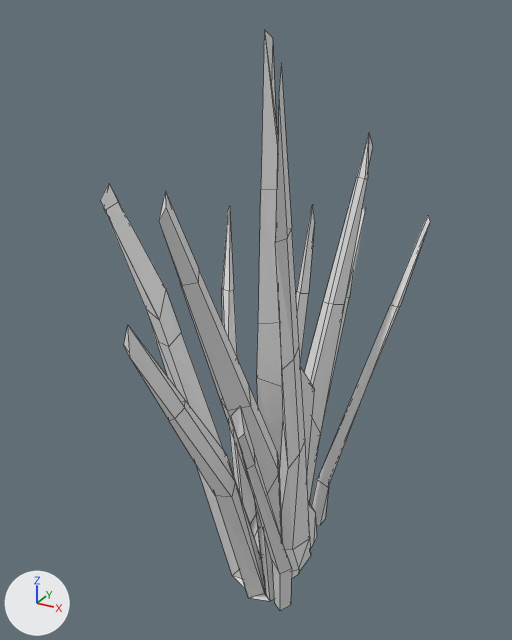
One commit to the OBJ model Assets/Grass/V2/GrassMesh.OBJ: the scene before it, then after it.
Rendered twice from a camera (50 mm lens) standing at (3.03, -5.72, 5.28) and looking at (-0.14, 0.04, 2.4). Arrows for +X, +Y and +Z are at lower left; the lights stay in place. Mesh edges are drawn as thin lines. Where no turn or scale is listed for an object, it has been applied to the vertices.

Names of what the first picture shows: 'GrassMesh'.
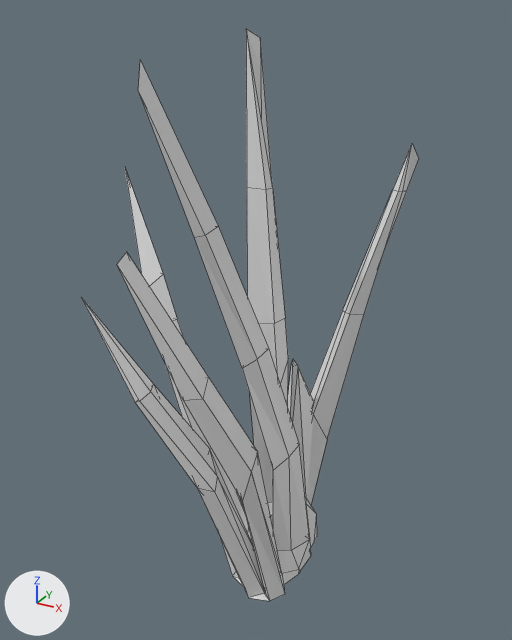
Commit message: new grass mesh

Location of each change, [x1, y1, x2, y2] in pixels of the pictures (512 x 640 px; the box of a moved part takes in the faces that stretch with it):
'GrassMesh', reshaped
    before: [101, 29, 430, 611]
    after: [83, 29, 419, 601]
part 1 of me_grassmesh, deleted
    before: [222, 206, 256, 523]
part 2 of me_grassmesh, deleted
    before: [231, 407, 292, 611]
part 3 of me_grassmesh, deleted
    before: [322, 208, 366, 425]
part 4 of me_grassmesh, deleted
    before: [296, 206, 315, 365]
part 5 of me_grassmesh, deleted
    before: [311, 216, 430, 526]
part 6 of me_grassmesh, moved or reshaped
    before: [101, 29, 373, 601]
    after: [83, 29, 419, 601]

Edits to the bpy script that builds the scene:
```text
Change me_grassmesh:
    used by ob_grassmesh; location = (0.0, 0.0, 0.0)
    remove me_grassmesh.from_pydata(...)  # 238 vertices, 248 faces; spans x -1.07..1.07, y -1.89..1.84, z -0.57..5.13
    add me_grassmesh.from_pydata(...)  # 136 vertices, 157 faces; spans x -1.4..1.11, y -1.63..0.97, z -0.57..5.13
    me_grassmesh part 1: the loose piece of 17 vertices spanning x -0.89..-0.21, y 0.04..0.77, z -0.57..3.33 is deleted
    me_grassmesh part 2: the loose piece of 16 vertices spanning x 0.42..0.78, y -1.86..-0.4, z -0.57..2.61 is deleted
    me_grassmesh part 3: the loose piece of 15 vertices spanning x -0.04..0.33, y 0.63..1.84, z -0.57..3.22 is deleted
    me_grassmesh part 4: the loose piece of 15 vertices spanning x -0.29..-0.05, y 0.44..1.55, z -0.57..3.27 is deleted
    me_grassmesh part 5: the loose piece of 14 vertices spanning x 0.19..1.07, y 0.79..1.84, z -0.57..3.21 is deleted
    me_grassmesh part 6
    45 vertices are removed from x -1.07..0.47, y -1.89..0.45, z -0.41..4.14
    78 faces are deleted
    3 vertices in x -0.01..0.25, y 0.2..0.62, z -0.42..0.11 move by (0.01, 0.0, 0.0)
    76 vertices move from x -0.1..0.83, y -1.48..1.4, z -0.24..5.13 to x -0.54..1.11, y -1.63..0.97, z -0.24..5.13
    20 vertices are added at x -1.4..0.37, y -1.62..0.29, z -0.41..3.88
    53 new faces join them
```
